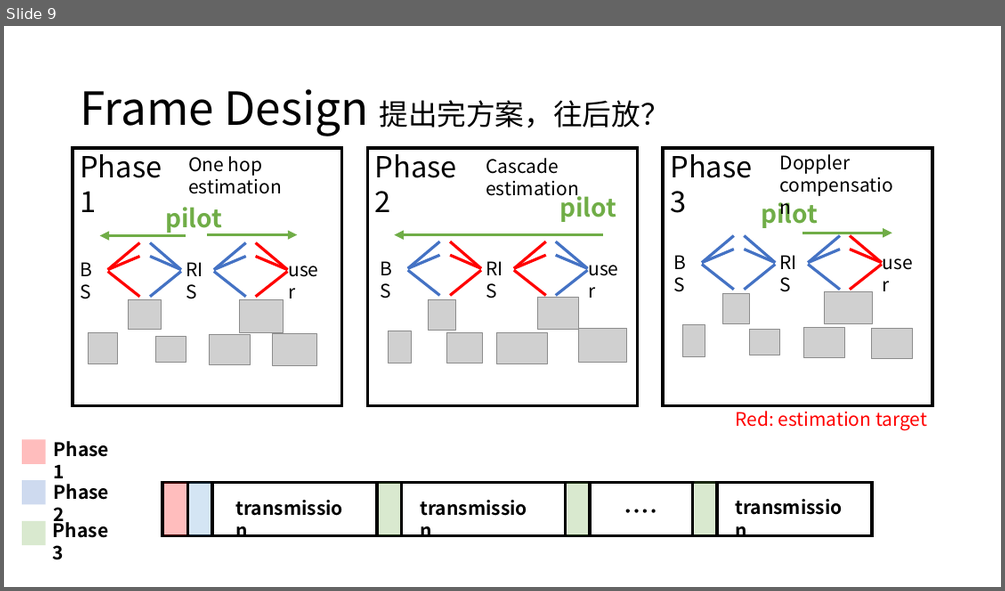
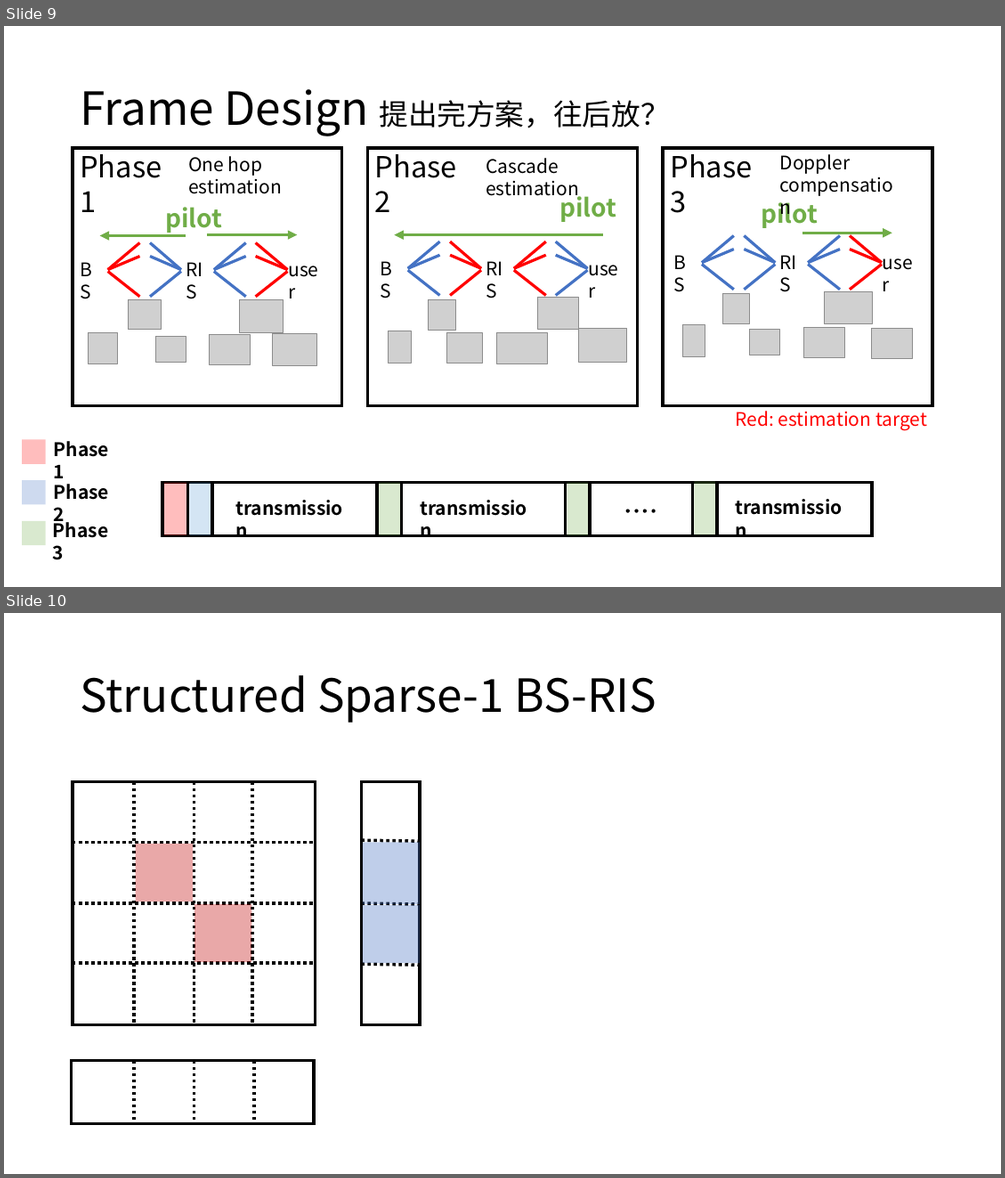
Before and after one commit to Brook1711/RIS-Angular-Domain, a slide deck: doc/RIS-angular-domain组会汇报.pptx. Shown one above the other, each under a label of ours: slide 9 before the commit, slides 9 and 10 after it. The pictures are 1005x591 and 1005x1178 pixels, drawn with LibreOffice and Linux fonts; fonts in the diff are those of the drawing; grey boxes stand for pictures. Boxes give left, top, right and bottom in pixels: in the first picture for what was removed or moved away, otherwise in the second. Text is boxed around its words. In the diff, an @@ line names an element or a change of style, - is before the commit and + after.

```diff
--- a/doc/RIS-angular-domain组会汇报.pptx
+++ b/doc/RIS-angular-domain组会汇报.pptx
@@ slide 10 added at (4, 613, 1001, 1174), background #FFFFFF @@
@@ title added at (80, 675, 656, 722), 44 pt, text #000000 @@
+Structured Sparse-1 BS-RIS
@@ rectangle added at (73, 782, 316, 1025), outline #000000 3 pt @@
@@ line added from (134, 782) to (134, 1024), #000000 3 pt dashed @@
@@ line added from (194, 782) to (194, 1024), #000000 3 pt dashed @@
@@ line added from (252, 782) to (252, 1024), #000000 3 pt dashed @@
@@ rectangle added at (362, 782, 420, 1025), outline #000000 3 pt @@
@@ line added from (73, 843) to (316, 843), #000000 3 pt dashed @@
@@ rectangle added at (136, 844, 194, 901), fill #C00000 at 34% opacity @@
@@ line added from (362, 840) to (420, 841), #000000 3 pt dashed @@
@@ rectangle added at (363, 843, 421, 905), fill #4472C4 at 34% opacity @@
@@ line added from (73, 903) to (316, 903), #000000 3 pt dashed @@
@@ rectangle added at (194, 904, 252, 962), fill #C00000 at 34% opacity @@
@@ line added from (362, 903) to (420, 904), #000000 3 pt dashed @@
@@ rectangle added at (363, 905, 421, 963), fill #4472C4 at 34% opacity @@
@@ line added from (73, 963) to (316, 963), #000000 3 pt dashed @@
@@ line added from (362, 964) to (420, 965), #000000 3 pt dashed @@
@@ rectangle added at (72, 1060, 315, 1124), outline #000000 3 pt @@
@@ line added from (134, 1061) to (134, 1124), #000000 3 pt dashed @@
@@ line added from (194, 1061) to (194, 1124), #000000 3 pt dashed @@
@@ line added from (254, 1060) to (254, 1124), #000000 3 pt dashed @@
```
Also in this commit, not shown: 7 other files.
